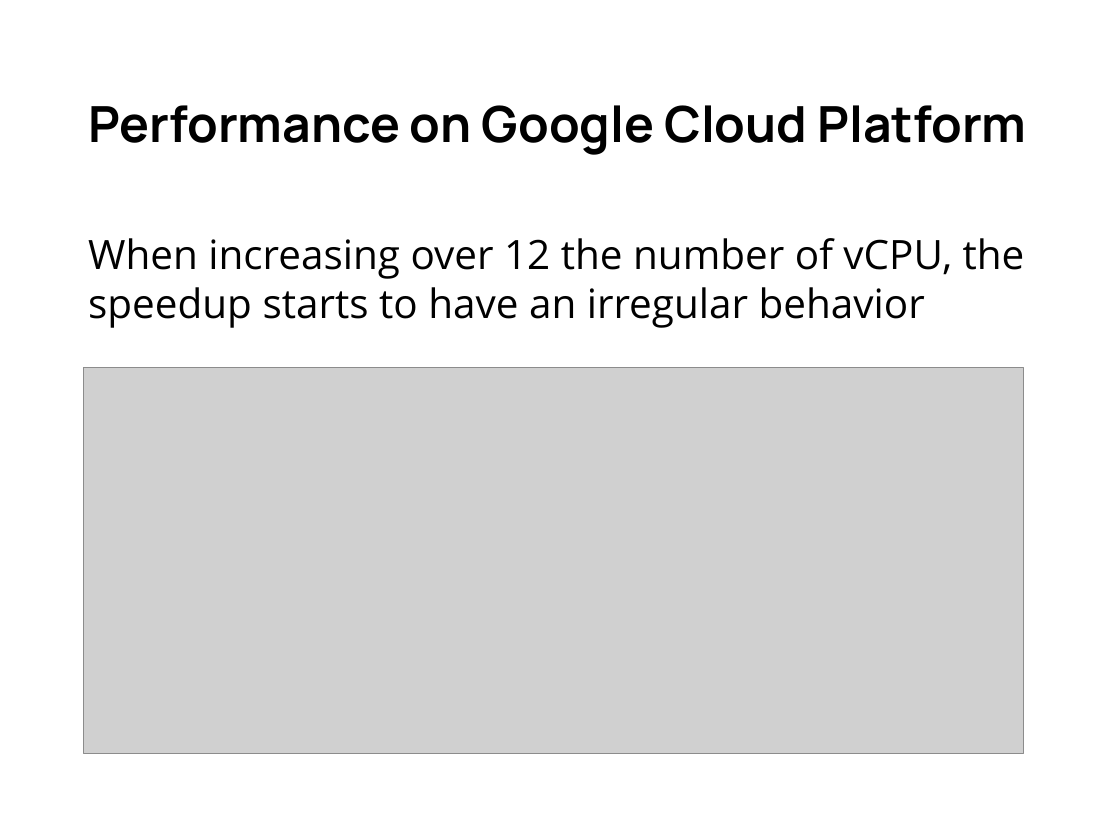
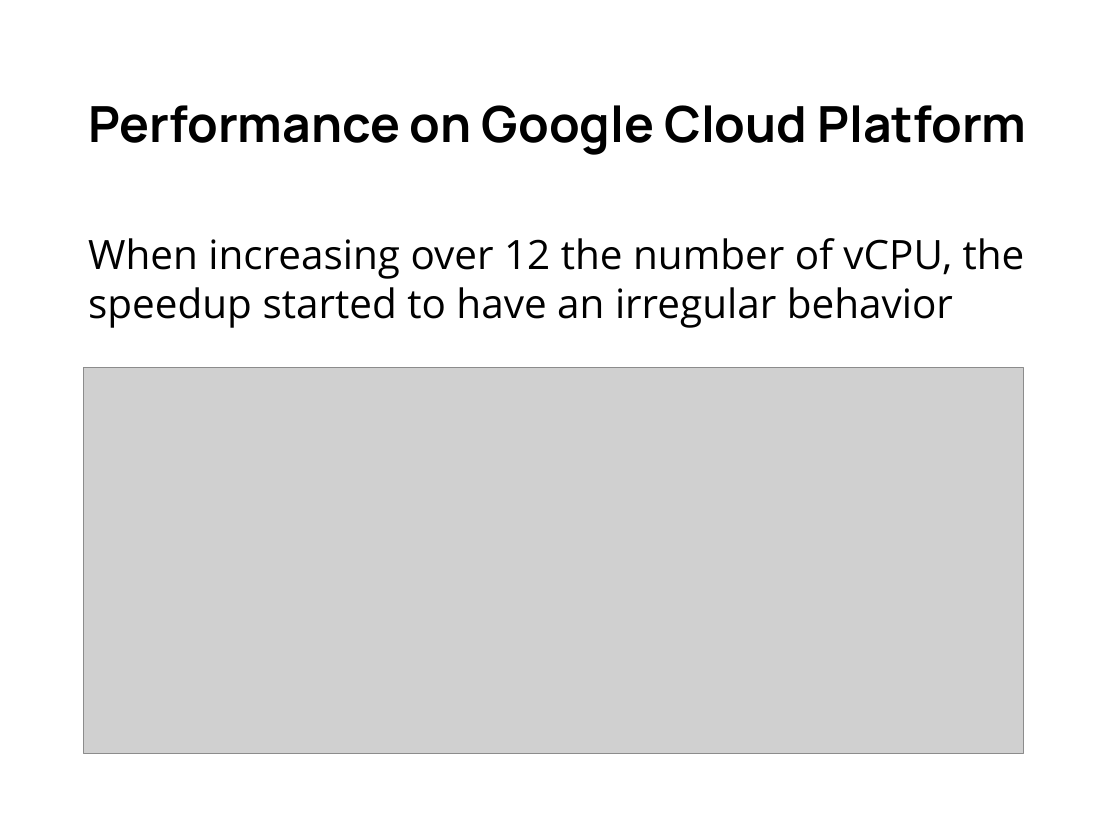
Before and after one commit to gabrielemirando/image-segmentation, a slide deck: slide 13 of docs/pres.pptx. Drawn at 1120x840 pixels with LibreOffice and Linux fonts; fonts in the diff are those of the drawing; grey boxes stand for pictures. Boxes give left, top, right and bottom in pixels: in the first picture for what was removed or moved away, otherwise in the second. Text is boxed around its words. In the diff, an @@ line names an element or a change of style, - is before the commit and + after.

```diff
--- a/docs/pres.pptx
+++ b/docs/pres.pptx
@@ text at (x1=88, y1=238, x2=1025, y2=328): text changed @@
-When increasing over 12 the number of vCPU, the speedup starts to have an irregular behavior
+When increasing over 12 the number of vCPU, the speedup started to have an irregular behavior
```
Also in this commit, not shown: 8 other slides changed.
